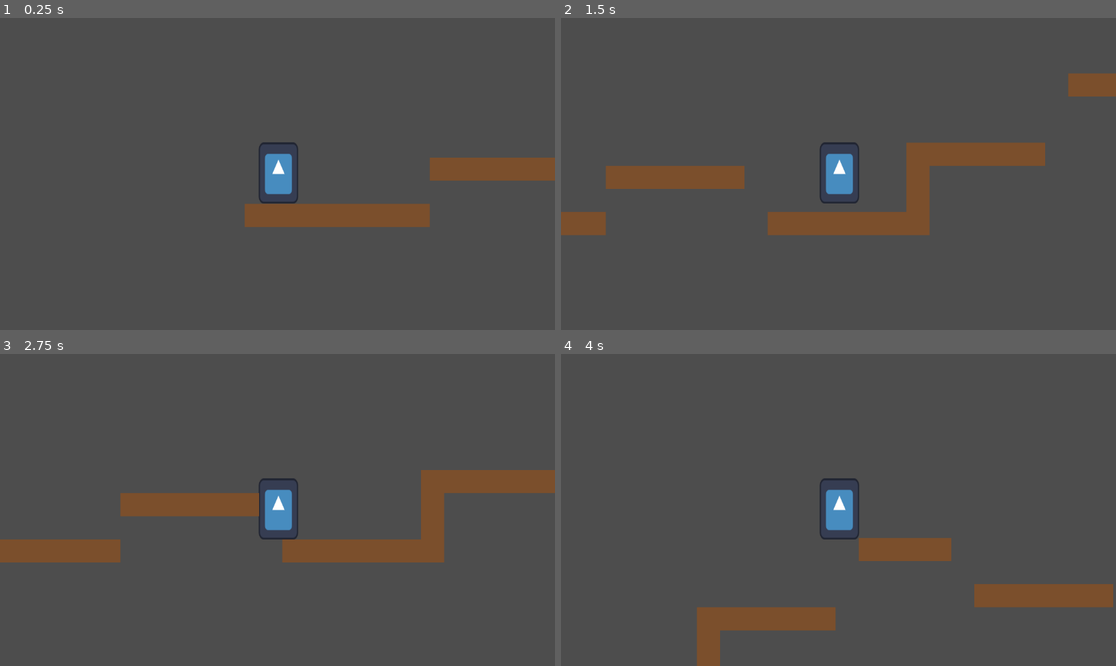
Above: before the commit, frames 1-4 (two rows, left to right).
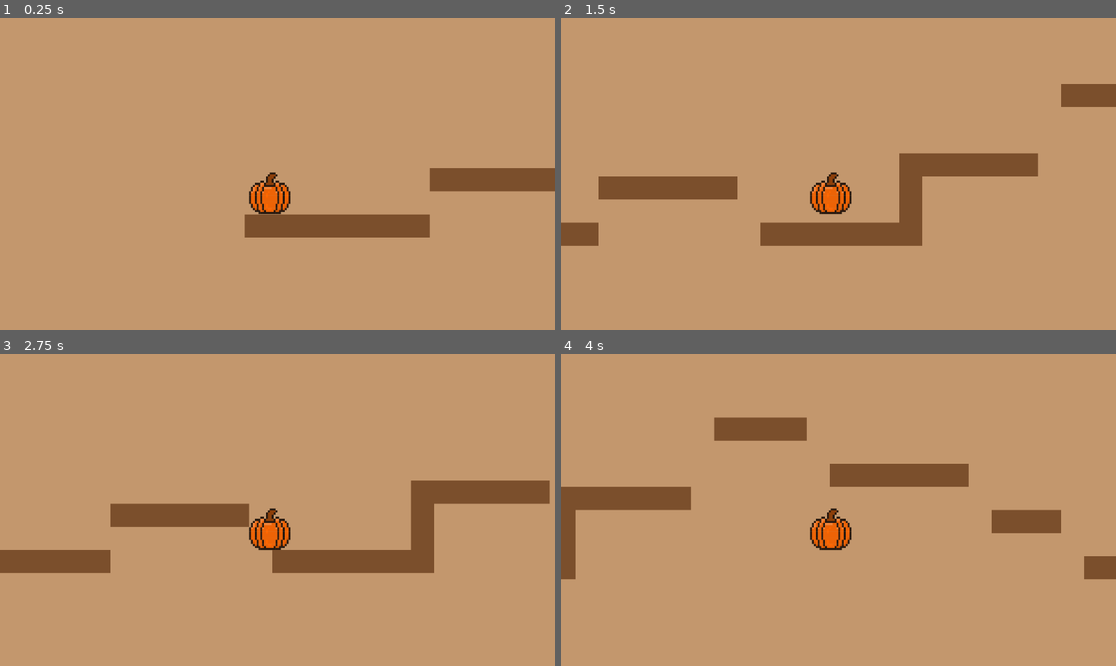
Above: after the commit, the same moments.

Repository: KaileyLiou/Jumpstart-Haven
Game: Godot game, scene res://main.tscn
Two runs of this game, one before a commit and one after it. Both use one fixed random seed, a clock stepped at 60 frames per second and the inputs below. The engine's default icon, where the game draws it, is replaced by a stand-in: a white triangle on a blue panel in a dark square.
Inputs:
- Up to frame 1 (0.25 s): no input
- Up to frame 2 (1.5 s): tap Enter at 0.5 s; hold D (right) from 0.53 s (still down); tap Space (jump) at 0.77 s
- Up to frame 3 (2.75 s): tap Space (jump) at 1.52 s; release D (right) at 2.03 s; hold Left (left) from 2.03 s (still down)
- Up to frame 4 (4 s): release Left (left) at 2.78 s; hold D (right) from 2.78 s (still down); tap Space (jump) at 3.02, 3.77 s

The runs differ from the first frame. In frame 1, 98% of the frame differs, in the area x 0-100%, y 0-100%; in frame 2, 96%; in frame 3, 96%; in frame 4, 100%.

Commit message:
added pumpkin and changed colors

Diff:
--- a/main.tscn
+++ b/main.tscn
@@ -1,11 +1,11 @@
 [gd_scene load_steps=7 format=4 uid="uid://cj2be4hlxs7gl"]
 
 [ext_resource type="Script" uid="uid://c6l5rttn24y0y" path="res://player.gd" id="1_h2yge"]
-[ext_resource type="Texture2D" uid="uid://vkhqbhnm7ll8" path="res://icon.svg" id="2_1bvp3"]
+[ext_resource type="Texture2D" uid="uid://c6mxbye0xr7qv" path="res://pumpkin.png" id="2_h2yge"]
 [ext_resource type="Texture2D" uid="uid://cjgs8sqhwrxuv" path="res://block.png" id="3_lquwl"]
 
 [sub_resource type="RectangleShape2D" id="RectangleShape2D_7mycd"]
-size = Vector2(80, 127)
+size = Vector2(86, 86.5)
 
 [sub_resource type="TileSetAtlasSource" id="TileSetAtlasSource_272bh"]
 texture = ExtResource("3_lquwl")
@@ -1478,12 +1478,12 @@
 script = ExtResource("1_h2yge")
 
 [node name="Sprite2D" type="Sprite2D" parent="Player"]
-position = Vector2(70.00003, -151)
-scale = Vector2(0.640625, 0.9921875)
-texture = ExtResource("2_1bvp3")
+position = Vector2(52.000004, -109.00001)
+scale = Vector2(0.18415622, 0.20441481)
+texture = ExtResource("2_h2yge")
 
 [node name="CollisionShape2D" type="CollisionShape2D" parent="Player"]
-position = Vector2(70, -151)
+position = Vector2(52, -108.75)
 shape = SubResource("RectangleShape2D_7mycd")
 
 [node name="Camera2D" type="Camera2D" parent="Player"]
@@ -1493,3 +1493,11 @@
 scale = Vector2(3, 3)
 tile_map_data = PackedByteArray("AAAAAP//AQAHAAUAAAABAP//AQAHAAUAAAACAP//AQAHAAUAAAADAP//AQAHAAUAAAAEAP//AQAHAAUAAAAFAP …(1536 unchanged characters)…
 tile_set = SubResource("TileSet_5vw27")
+
+[node name="ColorRect" type="ColorRect" parent="."]
+z_index = -10
+offset_left = -589.0
+offset_top = -938.0
+offset_right = 6123.0
+offset_bottom = 769.0
+color = Color(0.7631464, 0.59254897, 0.42802173, 1)
Binary file added: pumpkin.png
Not shown, added: pumpkin.png.import
